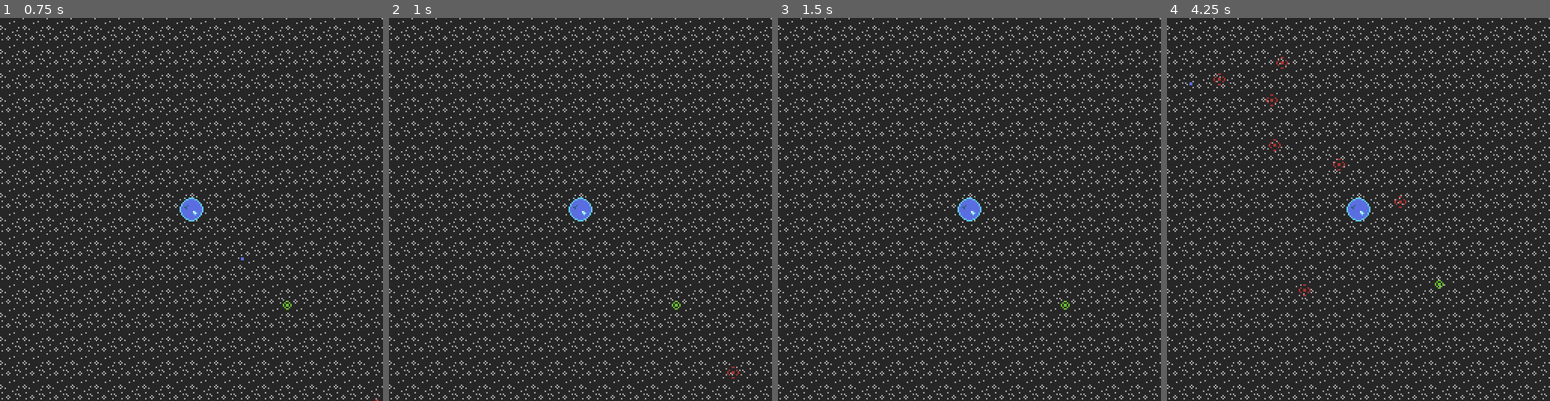
Above: before the commit, frames 1-4 (left to right).
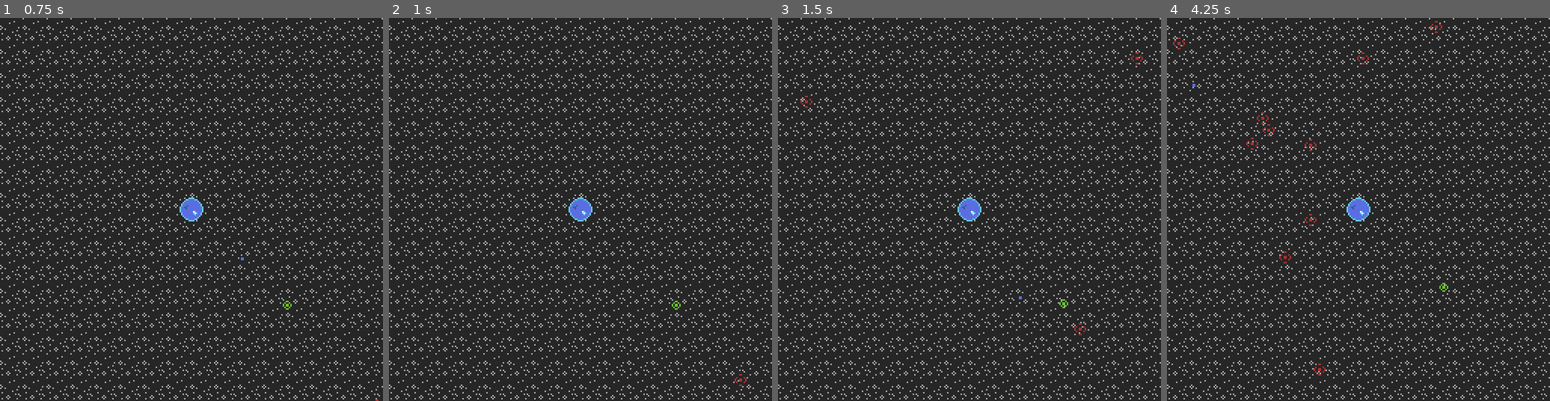
Above: after the commit, the same moments.

Repository: WinterAtne/Space-Pirate-Survival
Game: Godot game, scene res://scenes/main.tscn
Same seed, same stepped clock (60 frames per second), same inputs: the game is played once before the commit and once after it.
Inputs (mouse positions are in pixels of both pictures, inside the frame that each line leads up to):
- Up to frame 1 (0.75 s): click "Start" at 0.5 s
- Up to frame 2 (1 s): no input
- Up to frame 3 (1.5 s): tap Enter at 1.25 s; move the mouse to (950, 286) at 1.27 s; hold Space (accelerate) from 1.28 s (still down); click (950, 286) at 1.35 s
- Up to frame 4 (4.25 s): move the mouse to (1473, 266) at 2.02 s; click (1473, 266) at 2.1 s; move the mouse to (1243, 152) at 2.77 s; release Space (accelerate) at 2.78 s; click (1243, 152) at 2.85 s; move the mouse to (1377, 209) at 3.52 s; click (1377, 209) at 3.6 s

Frame 1 is identical in both runs. In frame 2, less than 0.1% of the frame differs, in the area x 88-94%, y 91-97%; in frame 3, 0.1%; in frame 4, 0.5%, in the area x 1-74%, y 0-94%.

Commit message:
Changed difficulty

Diff:
--- a/scenes/ship.gd
+++ b/scenes/ship.gd
@@ -1,6 +1,6 @@
 extends RigidBody2D
 
-@export var speed : float = 8000
+@export var speed : float = 6000
 
 func _choose_target(player_position : Vector2) -> void:
 	var force_direction : Vector2 = position.direction_to(-player_position)
